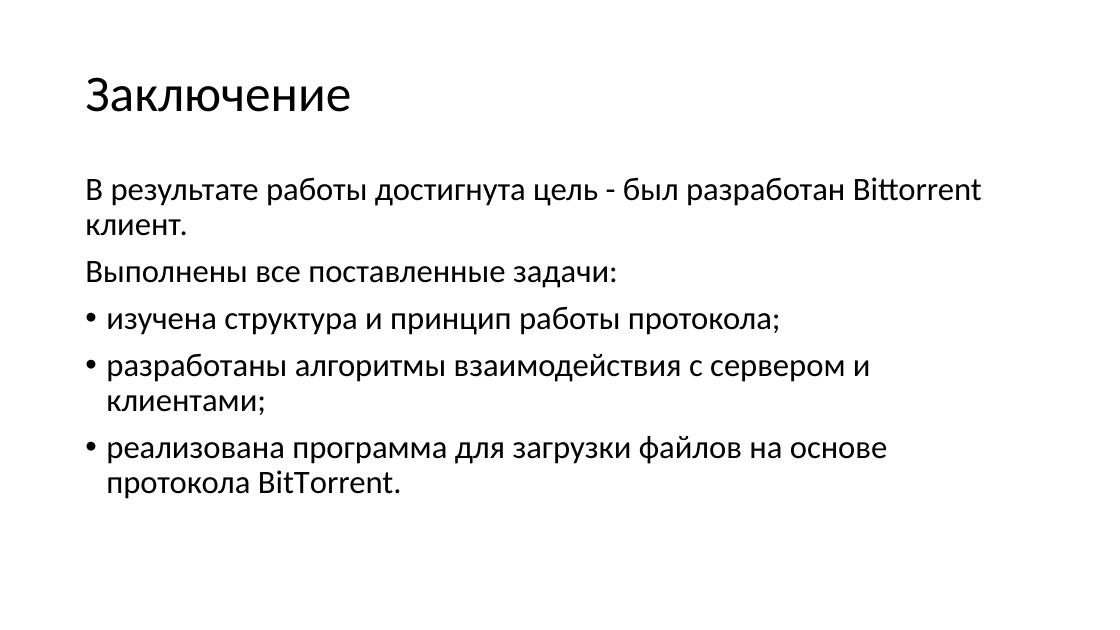
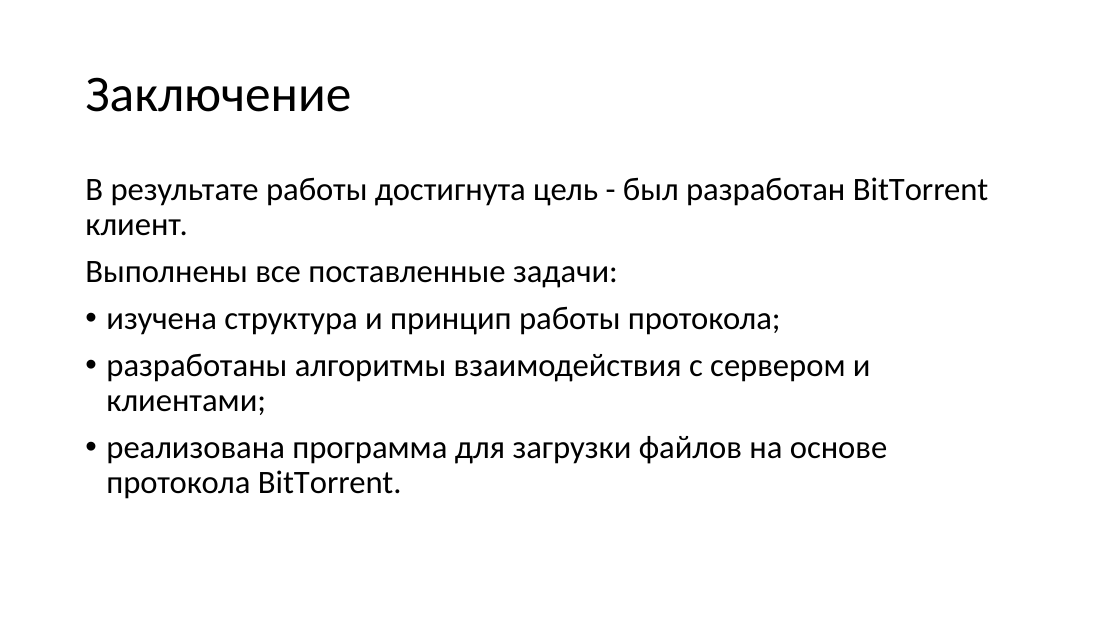
Before and after one commit to Bryanskaya/CourseNetworks, a slide deck: slide 9 of docs/pptx/presentation.pptx. Drawn at 1120x630 pixels with LibreOffice and Linux fonts; fonts in the diff are those of the drawing. Boxes give left, top, right and bottom in pixels: in the first picture for what was removed or moved away, otherwise in the second. Text is boxed around its words. In the diff, an @@ line names an element or a change of style, - is before the commit and + after.

```diff
--- a/docs/pptx/presentation.pptx
+++ b/docs/pptx/presentation.pptx
@@ text at [85,177,988,236]: text changed @@
-В результате работы достигнута цель - был разработан Bittorrent клиент.
+В результате работы достигнута цель - был разработан BitTorrent клиент.
```
Also in this commit, not shown: 1 other slide changed, 1 other file.
